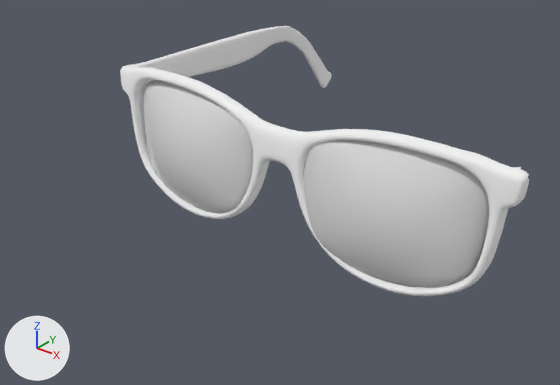
One commit to the glTF model glasses_models/glassesBranchesBent_left.glb: the scene before it, then after it.
Camera for both pictures: a 50 mm lens placed at (57.0, -46.9, 50.7), pointed at (-9.0, 35.7, -0.5). Every picture has the same lights, and +X, +Y and +Z are marked at lower left. Where no turn or scale is listed for an object, it has been applied to the vertices. Vertices at the same position are counted once.
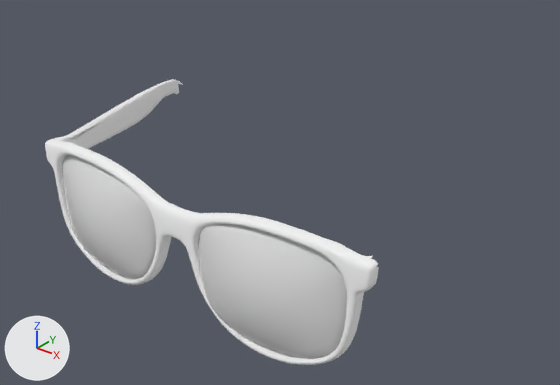
Changed parts and their boxes (x1, y1, x2, y2) in the pictures (560 x 385 px):
'Plane003', deleted
    before: (143, 80, 489, 288)
'Plane002', reshaped, moved, rescaled (18% narrower)
    before: (120, 26, 529, 296)
    after: (45, 79, 379, 365)
'lenses', added
    after: (62, 155, 347, 359)
part 1 of me_plane002, deleted
    before: (120, 26, 529, 296)
part 2 of me_plane002, added
    after: (45, 79, 379, 365)

Patch to the scene script:
```diff
--- a/glasses_models/glassesBranchesBent_left.glb.py
+++ b/glasses_models/glassesBranchesBent_left.glb.py
@@ me_plane002 @@
 # used by ob_plane002; location = (0.0, 23.7, 8.0); rotation_euler = (1.571, 0.0, 0.0), in degrees (90, 0, 0); scale = (0.312, 0.312, 0.312)
-me_plane002.from_pydata(...)  # 2294 vertices, 4568 faces; spans x -119.0..101.0, y -33.0..34.0, z -204.0..2.0
+me_plane002.from_pydata(...)  # 2129 vertices, 4167 faces; spans x -151.0..101.0, y -31.0..34.0, z -24.0..127.0
+# me_plane002 part 1: 2294 vertices removed from x -119.0..101.0, y -33.0..34.0, z -204.0..2.0
+# me_plane002 part 2: 2129 vertices added at x -151.0..101.0, y -31.0..34.0, z -24.0..127.0
 me_plane002.materials.append(mat_wire_028028177)
@@ me_plane003_1 @@
+me_plane003_1.from_pydata(...)  # 688 vertices, 1368 faces; spans x -23.2..23.2, y -33.4..-29.4, z -7.5..7.8
+me_plane003_1.materials.append(mat_glass_001)  # white #e7e7e7
@@ ob_plane002 @@
 ob_plane002 = bpy.data.objects.new('Plane002', me_plane002)
-ob_plane002.location = (0.0, 23.7, 8.0)
+ob_plane002.location = (0.0, 37.4, 5.4)
 ob_plane002.rotation_euler = (1.571, 0.0, 0.0)  # degrees (90, 0, 0)
-ob_plane002.scale = (0.312, 0.312, 0.312)
+ob_plane002.scale = (0.249, 0.254, 0.254)
@@ ob_plane003 @@
-ob_plane003 = bpy.data.objects.new('Plane003', me_plane003)
-ob_plane003.location = (0.0, 23.7, 8.0)
@@ ob_lenses @@
+ob_lenses = bpy.data.objects.new('lenses', me_plane003_1)
+ob_lenses.location = (0.0, 37.4, 5.4)
```
